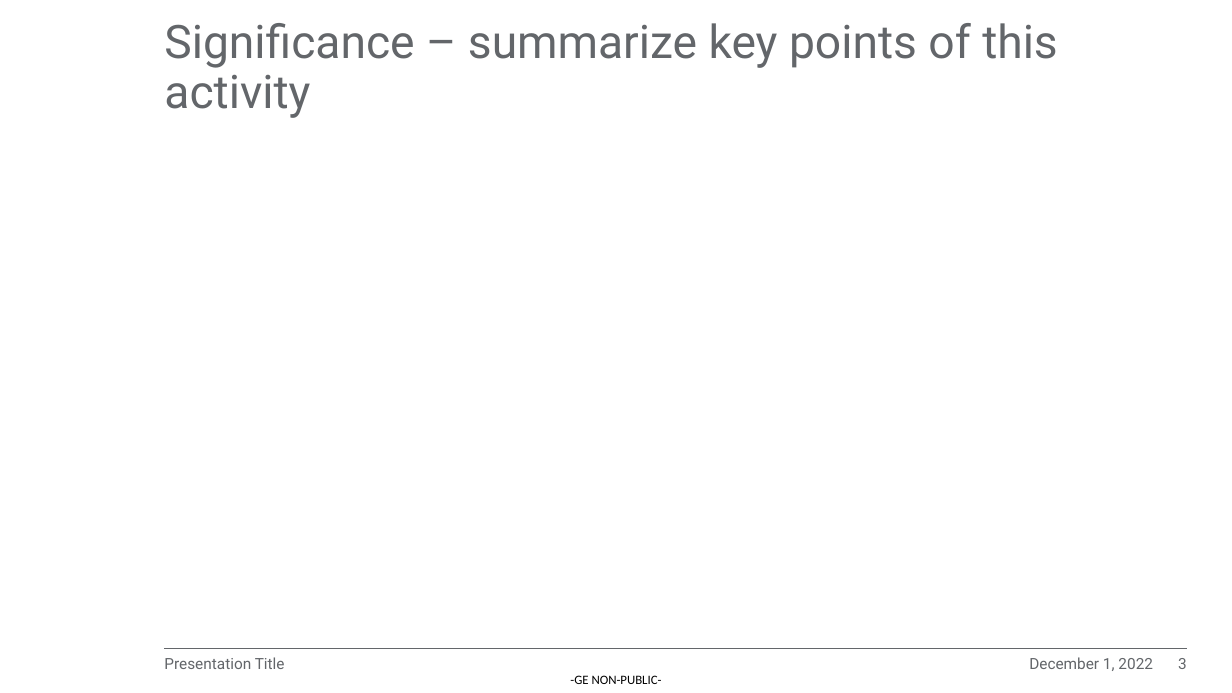
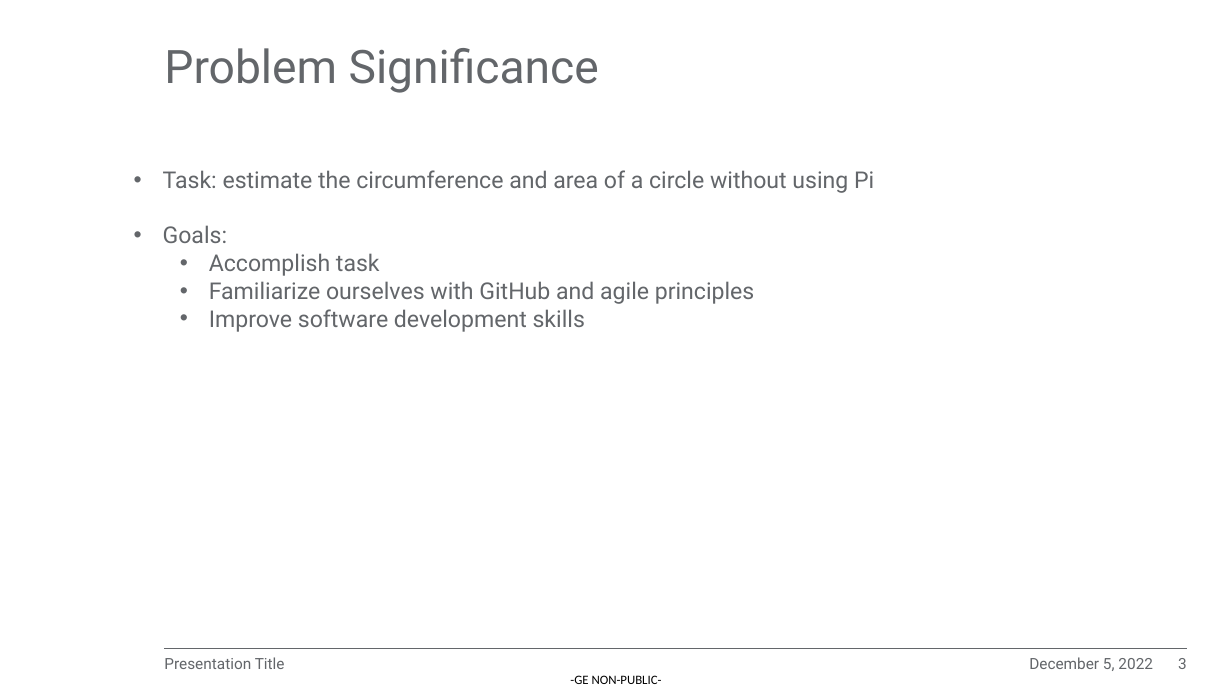
Before and after one commit to EEDP-2022-A/A-Course_Software_Homework_2022, a slide deck: slide 3 of Sprint Review PPT.pptx. Drawn at 1232x693 pixels with LibreOffice and Linux fonts; fonts in the diff are those of the drawing; background and template pictures are left out. Boxes give left, top, right and bottom in pixels: in the first picture for what was removed or moved away, otherwise in the second. Text is boxed around its words. In the diff, an @@ line names an element or a change of style, - is before the commit and + after.

```diff
--- a/Sprint Review PPT.pptx
+++ b/Sprint Review PPT.pptx
@@ title at [164, 48, 599, 93]: text changed @@
-Significance – summarize key points of this activity
+Problem Significance
@@ text added at [163, 170, 874, 332], 18 pt, text #63666A @@
+• Task: estimate the circumference and area of a circle without using Pi
+• Goals:
+  • Accomplish task
+  • Familiarize ourselves with GitHub and agile principles
+  • Improve software development skills
@@ text at [1029, 657, 1153, 671]: text changed @@
-December 1, 2022
+December 5, 2022
```
Also in this commit, not shown: 8 other slides changed.
